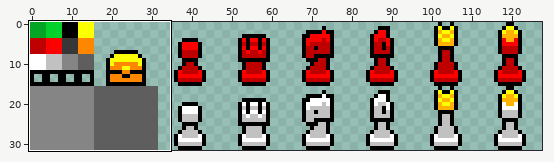
Sprite sheet: assets/spritesheet.png. Above, an overview of the earlier version with the close-up marked.
Close-up. Old version:
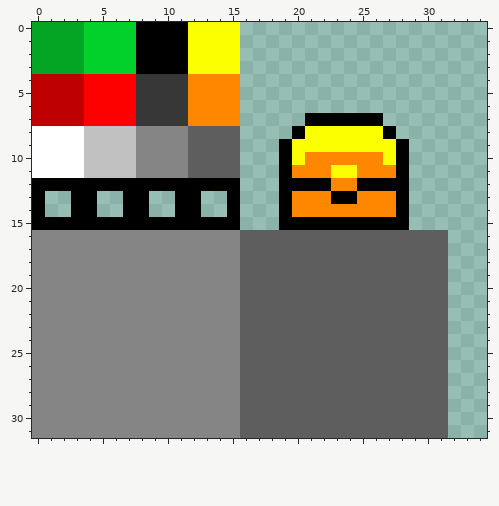
The file is 128x32 pixels. Shown: x 0..34, y 0..31.
And afterwards:
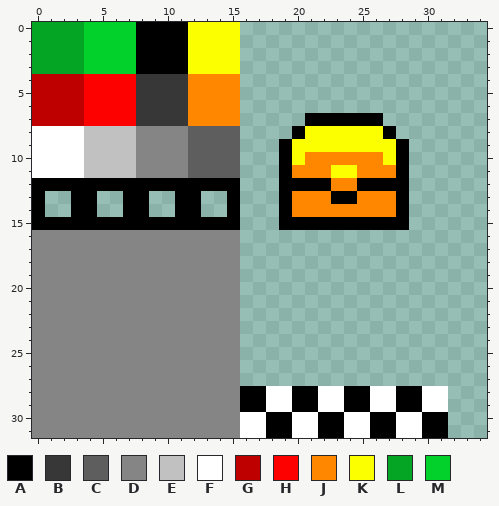
Palette (. is transparent): A #000000  B #373737  C #5e5e5e  D #858585  E #c1c1c1  F #ffffff  G #be0000  H #fd0000  J #ff8700  K #fcff00  L #04a524  M #02d02b
Edits made:
@@ x 14..33 @@
 15 AA...AAAAAAAAAA.....
-16 DDCCCCCCCCCCCCCCCC..
-17 DDCCCCCCCCCCCCCCCC..
-18 DDCCCCCCCCCCCCCCCC..
-19 DDCCCCCCCCCCCCCCCC..
-20 DDCCCCCCCCCCCCCCCC..
-21 DDCCCCCCCCCCCCCCCC..
-22 DDCCCCCCCCCCCCCCCC..
-23 DDCCCCCCCCCCCCCCCC..
-24 DDCCCCCCCCCCCCCCCC..
-25 DDCCCCCCCCCCCCCCCC..
-26 DDCCCCCCCCCCCCCCCC..
-27 DDCCCCCCCCCCCCCCCC..
-28 DDCCCCCCCCCCCCCCCC..
-29 DDCCCCCCCCCCCCCCCC..
-30 DDCCCCCCCCCCCCCCCC..
-31 DDCCCCCCCCCCCCCCCC..
+16 DD..................
+17 DD..................
+18 DD..................
+19 DD..................
+20 DD..................
+21 DD..................
+22 DD..................
+23 DD..................
+24 DD..................
+25 DD..................
+26 DD..................
+27 DD..................
+28 DDAAFFAAFFAAFFAAFF..
+29 DDAAFFAAFFAAFFAAFF..
+30 DDFFAAFFAAFFAAFFAA..
+31 DDFFAAFFAAFFAAFFAA..
